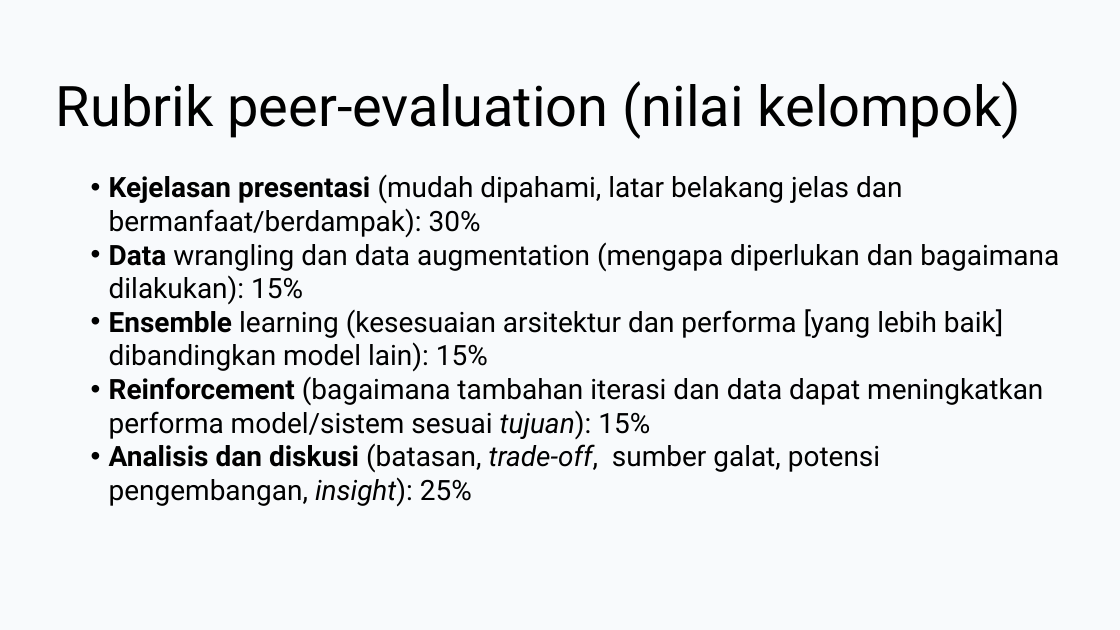
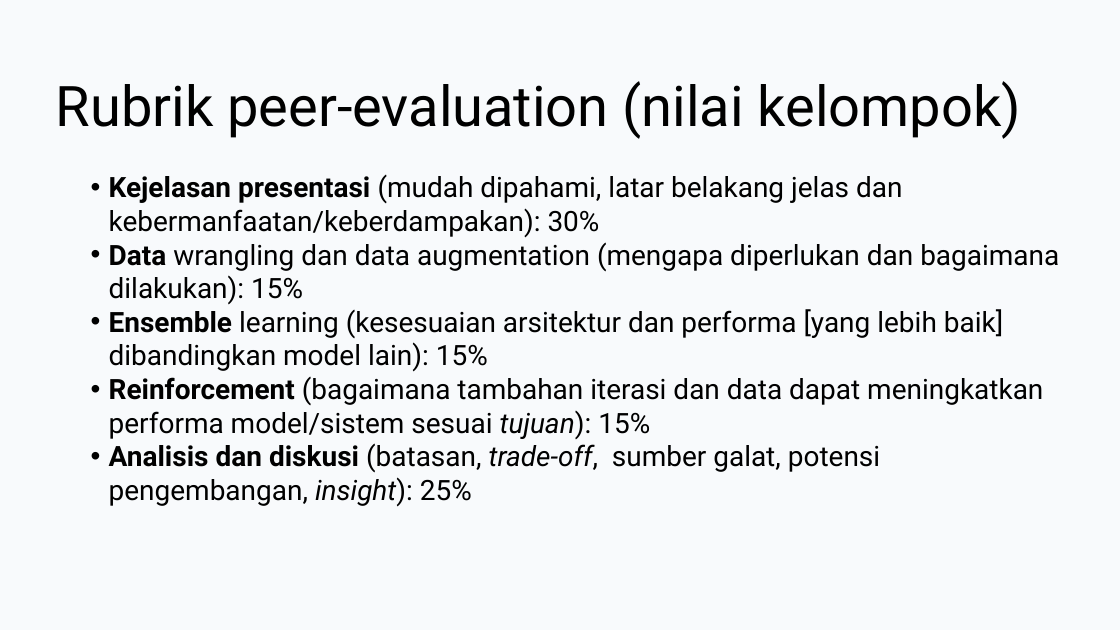
Before and after one commit to jendralhxr/machinelearning, a slide deck: slide 3 of uts.pptx. Drawn at 1120x630 pixels with LibreOffice and Linux fonts; fonts in the diff are those of the drawing. Boxes give left, top, right and bottom in pixels: in the first picture for what was removed or moved away, otherwise in the second. Text is boxed around its words. In the diff, an @@ line names an element or a change of style, - is before the commit and + after.

```diff
--- a/uts.pptx
+++ b/uts.pptx
@@ text at [109,174,902,237]: text changed @@
-• Kejelasan presentasi (mudah dipahami, latar belakang jelas dan bermanfaat/berdampak): 30%
+• Kejelasan presentasi (mudah dipahami, latar belakang jelas dan kebermanfaatan/keberdampakan): 30%
```
Also in this commit, not shown: 2 other slides changed.
